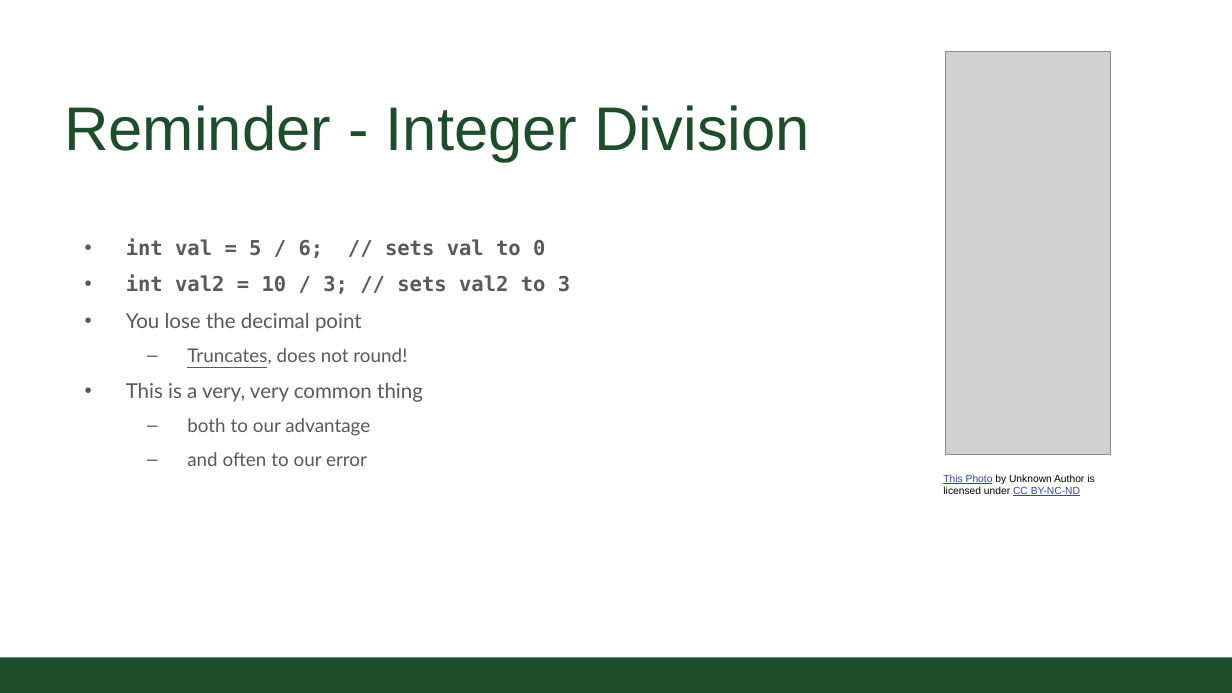
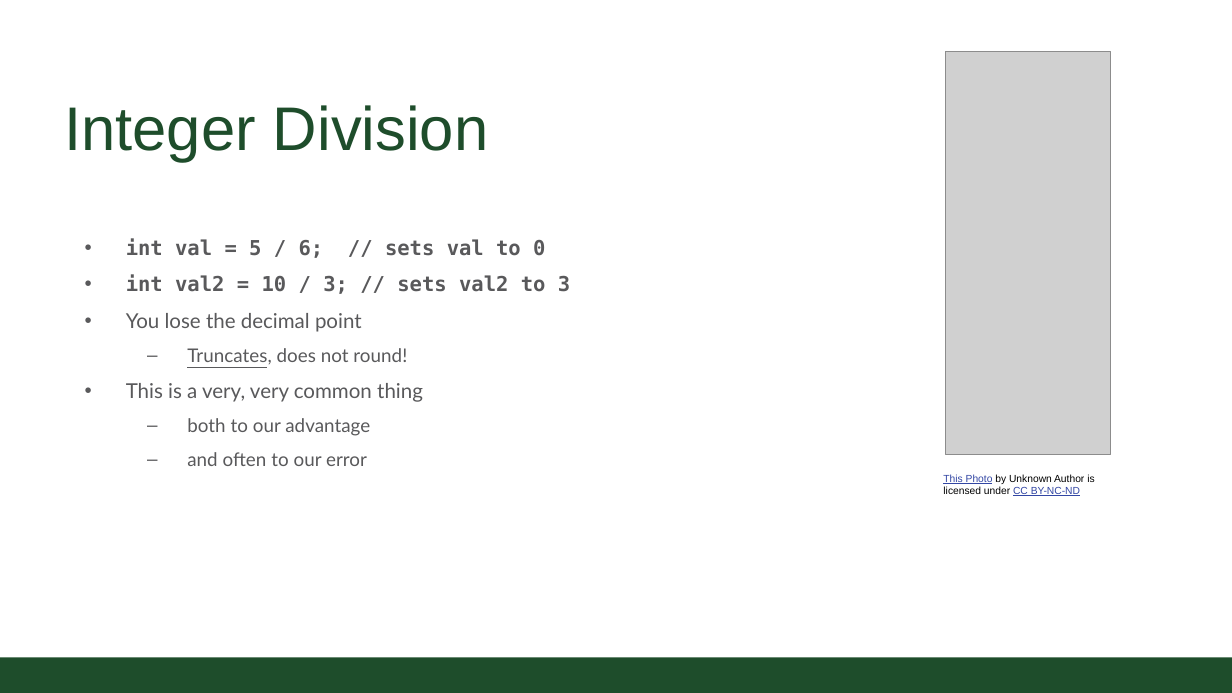
Before and after one commit to CSU-CompSci-CS163-4/Handouts, a slide deck: slide 11 of slides/On-Campus/02_01_Variables.pptx. Drawn at 1232x693 pixels with LibreOffice and Linux fonts; fonts in the diff are those of the drawing; grey boxes stand for pictures; background and template pictures are left out. Boxes give left, top, right and bottom in pixels: in the first picture for what was removed or moved away, otherwise in the second. Text is boxed around its words. In the diff, an @@ line names an element or a change of style, - is before the commit and + after.

```diff
--- a/slides/On-Campus/02_01_Variables.pptx
+++ b/slides/On-Campus/02_01_Variables.pptx
@@ title at bbox=[64, 105, 489, 162]: text changed @@
-Reminder - Integer Division
+Integer Division
```
Also in this commit, not shown: 2 other slides changed, 1 other file.
